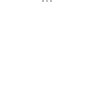
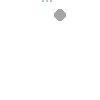
Revision of a layered 100x100 image; what changed, layer by layer:
added layer "Peg" above "Layer 1" over bbox(54, 9, 66, 21)
